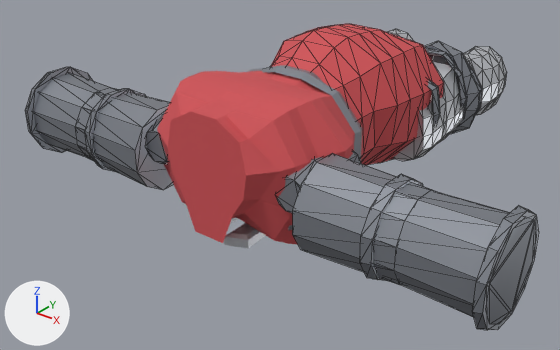
What one commit did to the glTF model client/public/models/armour/armor_brigandine.glb.
Camera for both pictures: a camera (50 mm lens) standing at (1.83, -3.9, 1.28) and looking at (-0.13, -1.45, -0.24). Every picture has the same lights, and +X, +Y and +Z are marked at lower left. The picture after the commit comes second. Mesh edges are drawn as thin lines on the coarser meshes. Vertices at exactly the same position are counted once.

The first picture shows 'Abdomen', 'LowerArmL', 'LowerArmR', 'LowerLegL', 'Torso', 'UpperArmL', 'UpperArmR', 'UpperLegL' and 1 more.
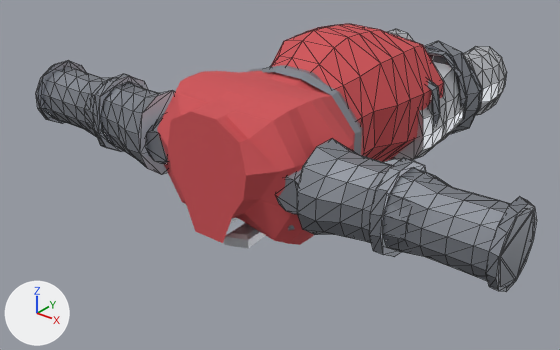
Commit message: M70.364: every sleeve in the game was turned about the wrong arm

Boxes (x1, y1, x2, y2) around the edits, measured in the pictures (560 x 350 px):
'LowerArmL', reshaped (6% narrower, 14% shorter)
    before: (360, 174, 539, 330)
    after: (369, 158, 537, 292)
'UpperArmL', reshaped
    before: (277, 151, 434, 285)
    after: (277, 139, 416, 247)
'UpperArmR', reshaped (8% narrower, 10% shorter)
    before: (75, 88, 174, 190)
    after: (84, 83, 175, 175)
'LowerArmR', reshaped (7% narrower, 12% shorter)
    before: (25, 67, 145, 172)
    after: (36, 60, 148, 152)
part 1 of me_lowerarml_001, rebuilt
    before: (395, 190, 536, 324)
    after: (387, 168, 534, 287)
part 2 of me_lowerarml_001, rebuilt (24% narrower, 23% shorter)
    before: (472, 205, 539, 330)
    after: (486, 196, 537, 292)
part 3 of me_lowerarml_001, rebuilt (9% narrower, 7% shorter)
    before: (360, 174, 423, 281)
    after: (369, 158, 426, 257)
part 4 of me_lowerarmr_001, rebuilt
    before: (33, 73, 110, 158)
    after: (42, 67, 140, 137)
part 5 of me_lowerarmr_001, rebuilt (26% narrower, 25% shorter)
    before: (25, 67, 93, 153)
    after: (36, 60, 86, 124)
part 6 of me_lowerarmr_001, rebuilt (8% narrower)
    before: (85, 89, 145, 172)
    after: (93, 74, 148, 152)
part 7 of me_upperarml_001, reshaped
    before: (293, 153, 434, 285)
    after: (297, 139, 416, 247)

The change, as a list of edits to the scene's bpy script:
```text
Change me_lowerarml_001:
    used by ob_lowerarml; location = (0.0, 0.0, 0.0)
    remove me_lowerarml_001.from_pydata(...)  # 72 vertices, 132 faces; spans x 0.68..1.12, y -2.06..-1.66, z -0.24..0.16
    add me_lowerarml_001.from_pydata(...)  # 120 vertices, 228 faces; spans x 0.68..1.12, y -1.994..-1.687, z -0.142..0.201
    me_lowerarml_001 part 1: the loose piece of 24 vertices spanning x 0.68..1.12, y -2.033..-1.687, z -0.213..0.133 is rebuilt with 72 vertices and now spans x 0.68..1.12, y -1.976..-1.705, z -0.112..0.178
    me_lowerarml_001 part 2: the loose piece of 24 vertices spanning x 1.09..1.12, y -2.06..-1.66, z -0.24..0.16 is rebuilt with 24 vertices and now spans x 1.09..1.12, y -1.994..-1.704, z -0.102..0.192
    me_lowerarml_001 part 3: the loose piece of 24 vertices spanning x 0.68..0.72, y -2.044..-1.676, z -0.224..0.144 is rebuilt with 24 vertices and now spans x 0.68..0.72, y -1.994..-1.687, z -0.142..0.201
Change me_lowerarmr_001:
    used by ob_lowerarmr; location = (0.0, 0.0, 0.0)
    remove me_lowerarmr_001.from_pydata(...)  # 72 vertices, 132 faces; spans x -1.12..-0.68, y -2.06..-1.66, z -0.24..0.16
    add me_lowerarmr_001.from_pydata(...)  # 120 vertices, 228 faces; spans x -1.12..-0.68, y -1.994..-1.687, z -0.142..0.201
    me_lowerarmr_001 part 4: the loose piece of 24 vertices spanning x -1.12..-0.68, y -2.033..-1.687, z -0.213..0.133 is rebuilt with 72 vertices and now spans x -1.12..-0.68, y -1.976..-1.705, z -0.112..0.178
    me_lowerarmr_001 part 5: the loose piece of 24 vertices spanning x -1.12..-1.09, y -2.06..-1.66, z -0.24..0.16 is rebuilt with 24 vertices and now spans x -1.12..-1.09, y -1.994..-1.704, z -0.102..0.192
    me_lowerarmr_001 part 6: the loose piece of 24 vertices spanning x -0.72..-0.68, y -2.044..-1.676, z -0.224..0.144 is rebuilt with 24 vertices and now spans x -0.72..-0.68, y -1.994..-1.687, z -0.142..0.201
Change me_upperarml_001:
    used by ob_upperarml; location = (0.0, 0.0, 0.0)
    remove me_upperarml_001.from_pydata(...)  # 72 vertices, 136 faces; spans x 0.224..0.8, y -2.041..-1.67, z -0.221..0.141
    add me_upperarml_001.from_pydata(...)  # 120 vertices, 232 faces; spans x 0.224..0.8, y -2.017..-1.67, z -0.163..0.201
    me_upperarml_001 part 7
    12 vertices are removed from x 0.8, y -2.025..-1.695, z -0.205..0.125
    34 faces are deleted
    12 vertices move from x 0.4, y -2.041..-1.679, z -0.221..0.141 to x 0.4, y -2.016..-1.685, z -0.163..0.201
    60 vertices are added at x 0.48..0.8, y -2.017..-1.705, z -0.131..0.178
    130 new faces join them
Change me_upperarmr_001:
    used by ob_upperarmr; location = (0.0, 0.0, 0.0)
    remove me_upperarmr_001.from_pydata(...)  # 72 vertices, 136 faces; spans x -0.8..-0.224, y -2.041..-1.67, z -0.221..0.141
    add me_upperarmr_001.from_pydata(...)  # 120 vertices, 232 faces; spans x -0.8..-0.224, y -2.017..-1.67, z -0.163..0.201
    me_upperarmr_001 part 8
    12 vertices are removed from x -0.8, y -2.025..-1.695, z -0.205..0.125
    34 faces are deleted
    12 vertices move from x -0.4, y -2.041..-1.679, z -0.221..0.141 to x -0.4, y -2.016..-1.685, z -0.163..0.201
    60 vertices are added at x -0.8..-0.48, y -2.017..-1.705, z -0.131..0.178
    130 new faces join them
```
